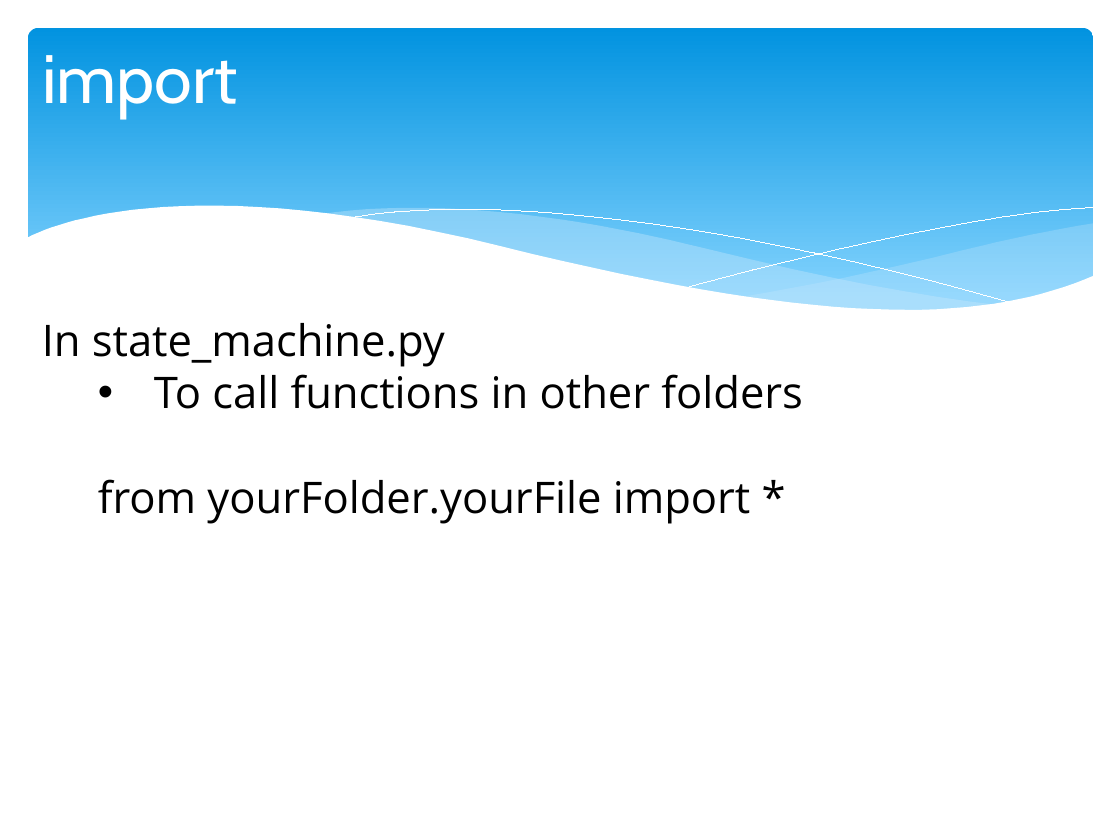
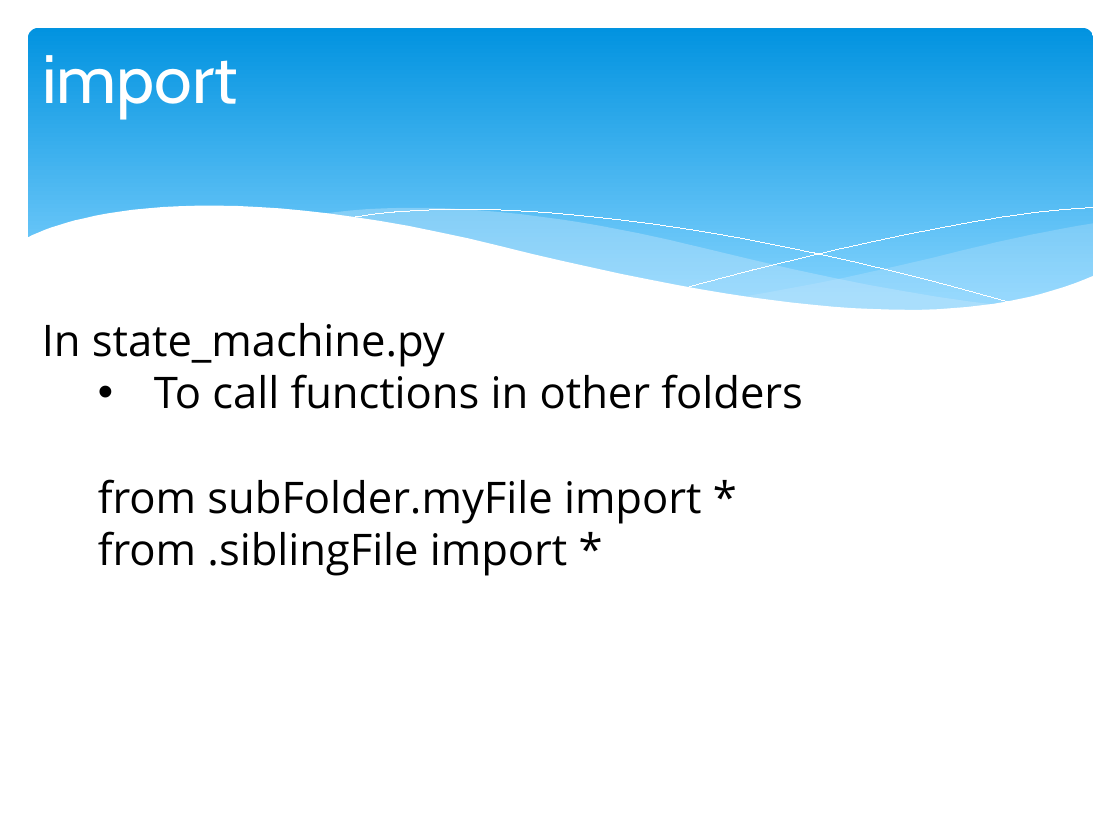
Before and after one commit to chris-turps/QA_Python3, a slide deck: slide 14 of DG_04 The Toolset.pptx. Drawn at 1120x840 pixels with LibreOffice and Linux fonts; fonts in the diff are those of the drawing. Boxes give left, top, right and bottom in pixels: in the first picture for what was removed or moved away, otherwise in the second. Text is boxed around its words. In the diff, an @@ line names an element or a change of style, - is before the commit and + after.

```diff
--- a/DG_04 The Toolset.pptx
+++ b/DG_04 The Toolset.pptx
@@ text at [98,479,701,576]: text changed @@
-from yourFolder.yourFile import *
+from subFolder.myFile import *
+from .siblingFile import *
```
Also in this commit, not shown: 4 other files.
